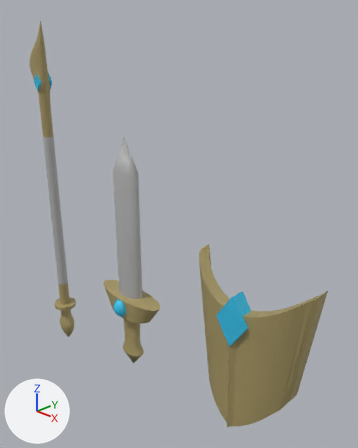
The Blender file Counterpoint/Assets/Rendering/Models/Weapons.blend: old version first, new version second.
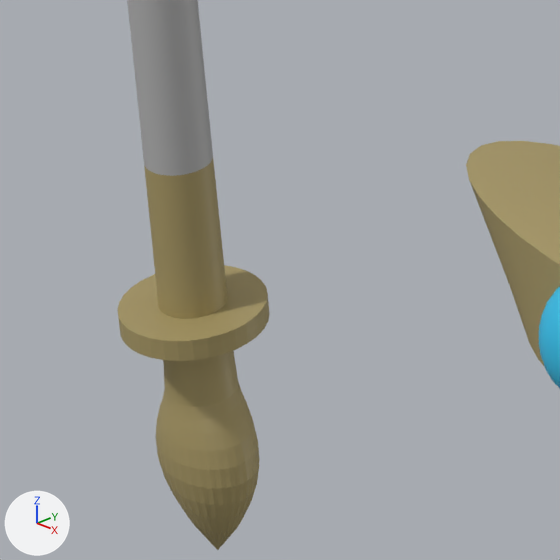
The first picture shows the older version from a camera (50 mm lens) standing at (5.89, -4.76, 4.11) and looking at (0.73, 0.44, 1.12). The close-ups show both versions on the part from 11% to 33% of the width and 58% to 76% of the height of that picture; other places that the commit changed are outside them. Arrows for +X, +Y and +Z are at lower left; the lights stay in place.

Before the edit, the objects in view are built like this:
```python
me_cylinder = bpy.data.meshes.new('Cylinder')
me_cylinder.from_pydata(...)  # 258 vertices, 288 faces; spans x -2.7..2.7, y -1.6..1.6, z -6.7..9.5
me_cylinder.polygons.foreach_set('use_smooth', [True] * 288)
# faces by material slot: [224, 64]
me_cylinder.materials.append(mat_material)  # yellow #a79765
me_cylinder.materials.append(mat_material_002)  # grey #b0b0b0
me_cylinder_001 = bpy.data.meshes.new('Cylinder.001')
me_cylinder_001.from_pydata(...)  # 962 vertices, 992 faces; spans x -2.8..2.03, y -1.36..1.36, z -1.4..2.54
# faces by material slot: [32, 960]
me_cylinder_001.materials.append(mat_material_002)  # grey #b0b0b0
me_cylinder_001.materials.append(mat_material)  # yellow #a79765
me_cylinder_002 = bpy.data.meshes.new('Cylinder.002')
me_cylinder_002.from_pydata(...)  # a 32-sided cylinder along z spanning x -2.7..0.41, y -1.56..1.56, z -1.56..1.56
me_cylinder_002.materials.append(mat_material)  # yellow #a79765
ob_cylinder = bpy.data.objects.new('Cylinder', me_cylinder)
ob_cylinder.location = (0.0, -0.017, 0.014)
ob_cylinder.scale = (0.26, 0.143, 0.26)
ob_cylinder_001 = bpy.data.objects.new('Cylinder.001', me_cylinder_001)
ob_cylinder_001.location = (-2.176, -0.034, 0.0)
ob_cylinder_001.scale = (0.118, 0.118, 1.63)
_m = ob_cylinder_001.modifiers.new('Subdivision', 'SUBSURF')
_m.levels = 0
ob_cylinder_002 = bpy.data.objects.new('Cylinder.002', me_cylinder_002)
ob_cylinder_002.location = (-2.33, -0.037, -1.382)
ob_cylinder_002.scale = (-0.139, -0.139, -0.0215)
# also in view: 'Sphere.001' at (0.0, -0.23, -0.44)
```
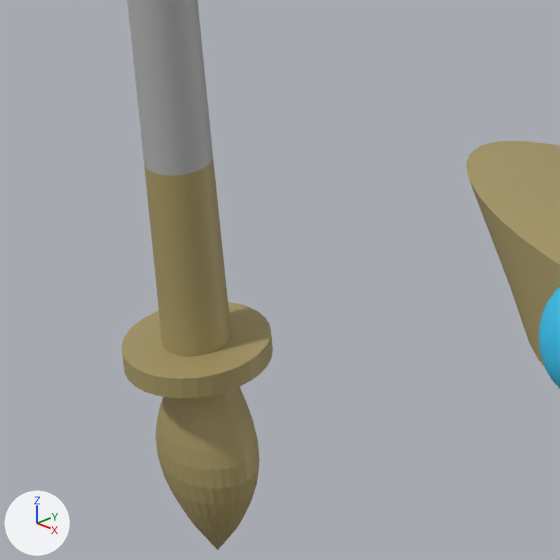
Pixel boxes (x1, y1, x2, y2) of what changed, in the close-ups (560 x 560 px):
'Cylinder.002', moved
    before: (118, 265, 270, 361)
    after: (122, 302, 273, 398)

What the commit changed:
Object 'Cylinder.002' (ob_cylinder_002) moves from (-2.33, -0.037, -1.382) to (-2.33, -0.037, -1.509).
